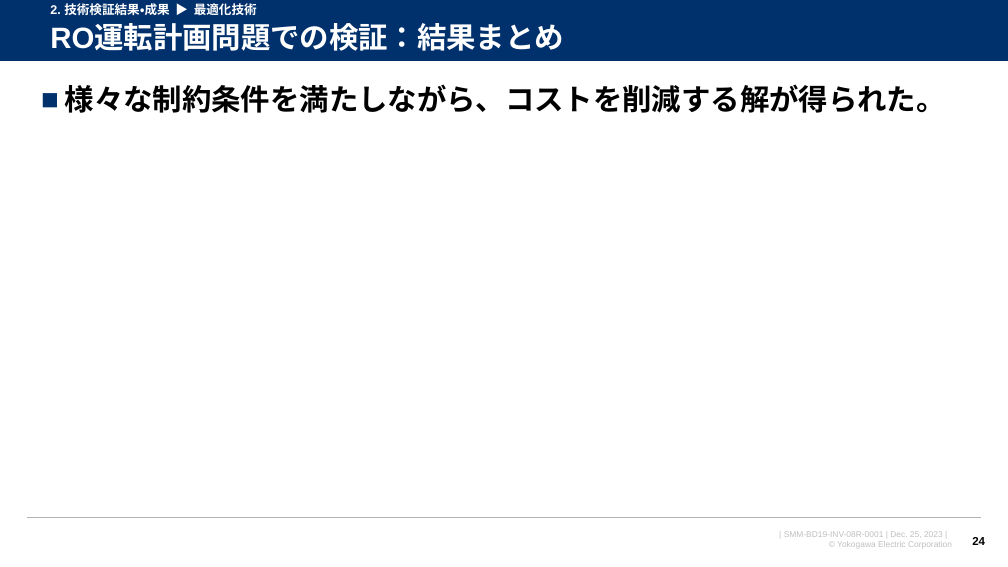
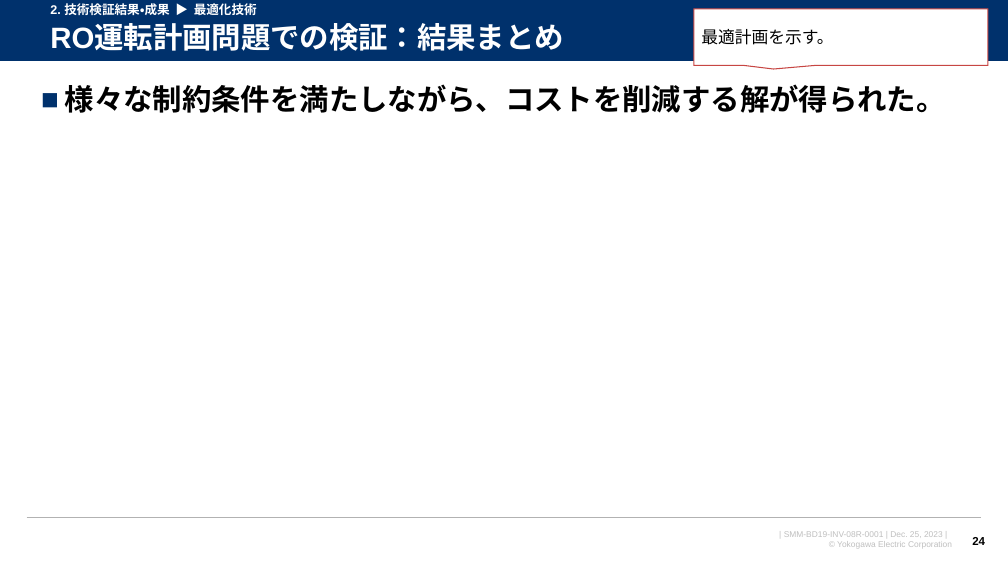
Before and after one commit to watarukumagai-git/opt, a slide deck: slide 24 of SoS/20231212_連携最適_LR2資料_kuma.pptx. Drawn at 1008x567 pixels with LibreOffice and Linux fonts; fonts in the diff are those of the drawing; background and template pictures are left out. Boxes give left, top, right and bottom in pixels: in the first picture for what was removed or moved away, otherwise in the second. Text is boxed around its words. In the diff, an @@ line names an element or a change of style, - is before the commit and + after.

```diff
--- a/SoS/20231212_連携最適_LR2資料_kuma.pptx
+++ b/SoS/20231212_連携最適_LR2資料_kuma.pptx
@@ speech box added at <box>694,9,988,66</box>, fill #FFFFFF, outline #C74643 1 pt, 16 pt, text #000000 @@
+最適計画を示す。
```
Also in this commit, not shown: 12 other slides changed, 2 slides added, 1 slide removed, 1 other file.
